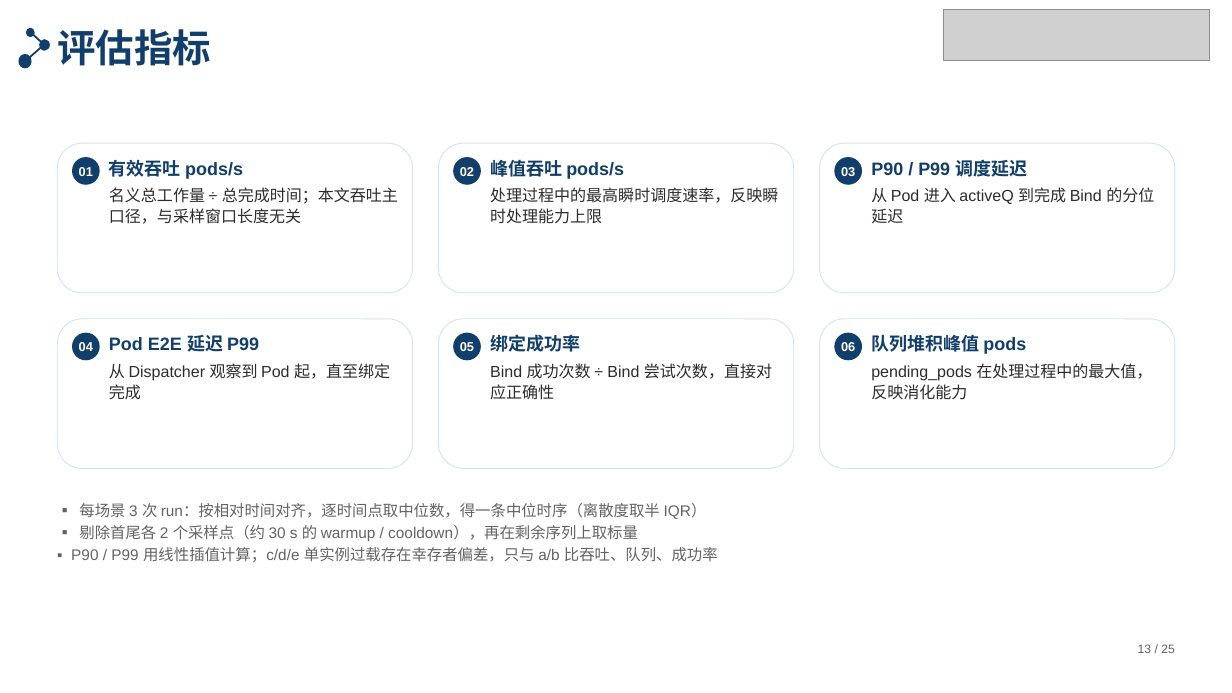
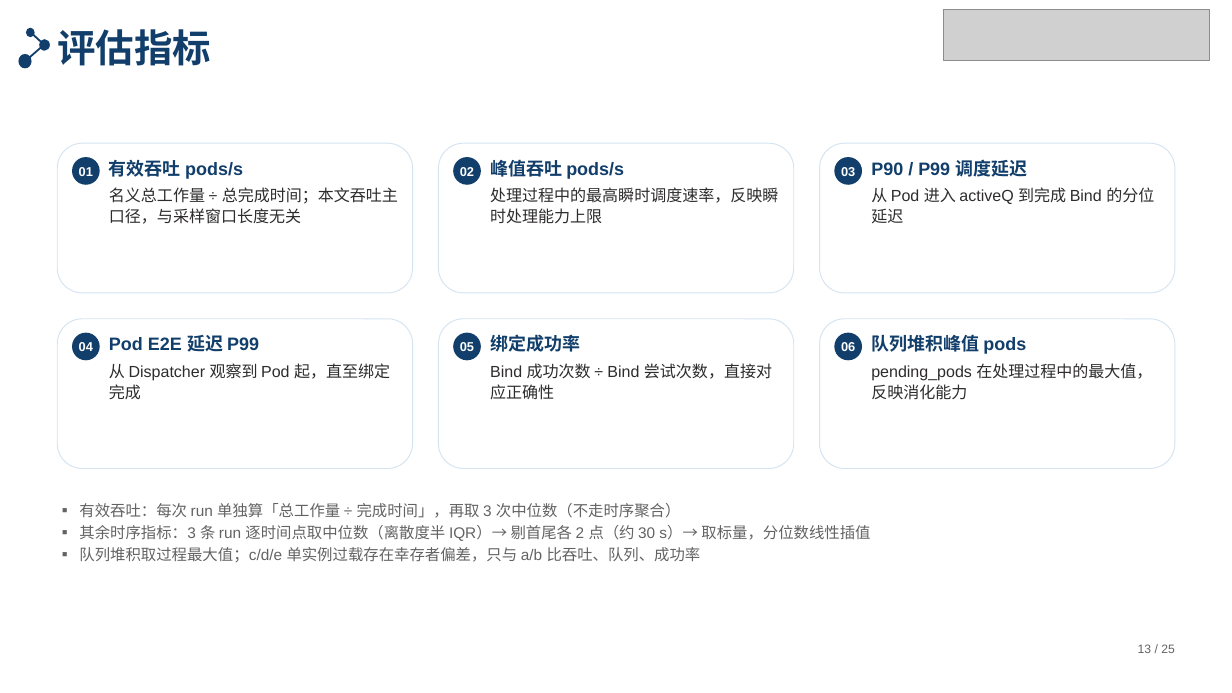
Before and after one commit to tengfei86/godel-scheduler, a slide deck: slide 13 of docs/thesis/defense/答辩PPT-北航模板版.pptx. Drawn at 1232x693 pixels with LibreOffice and Linux fonts; fonts in the diff are those of the drawing; grey boxes stand for pictures. Boxes give left, top, right and bottom in pixels: in the first picture for what was removed or moved away, otherwise in the second. Text is boxed around its words. In the diff, an @@ line names an element or a change of style, - is before the commit and + after.

```diff
--- a/docs/thesis/defense/答辩PPT-北航模板版.pptx
+++ b/docs/thesis/defense/答辩PPT-北航模板版.pptx
@@ text at [79, 503, 870, 562]: text changed @@
-▪ 每场景 3 次 run：按相对时间对齐，逐时间点取中位数，得一条中位时序（离散度取半 IQR）
-▪ 剔除首尾各 2 个采样点（约 30 s 的 warmup / cooldown），再在剩余序列上取标量
-▪ P90 / P99 用线性插值计算；c/d/e 单实例过载存在幸存者偏差，只与 a/b 比吞吐、队列、成功率
+▪ 有效吞吐：每次 run 单独算「总工作量 ÷ 完成时间」，再取 3 次中位数（不走时序聚合）
+▪ 其余时序指标：3 条 run 逐时间点取中位数（离散度半 IQR）→ 剔首尾各 2 点（约 30 s）→ 取标量，分位数线性插值
+▪ 队列堆积取过程最大值；c/d/e 单实例过载存在幸存者偏差，只与 a/b 比吞吐、队列、成功率
```
Also in this commit, not shown: 3 other files.
